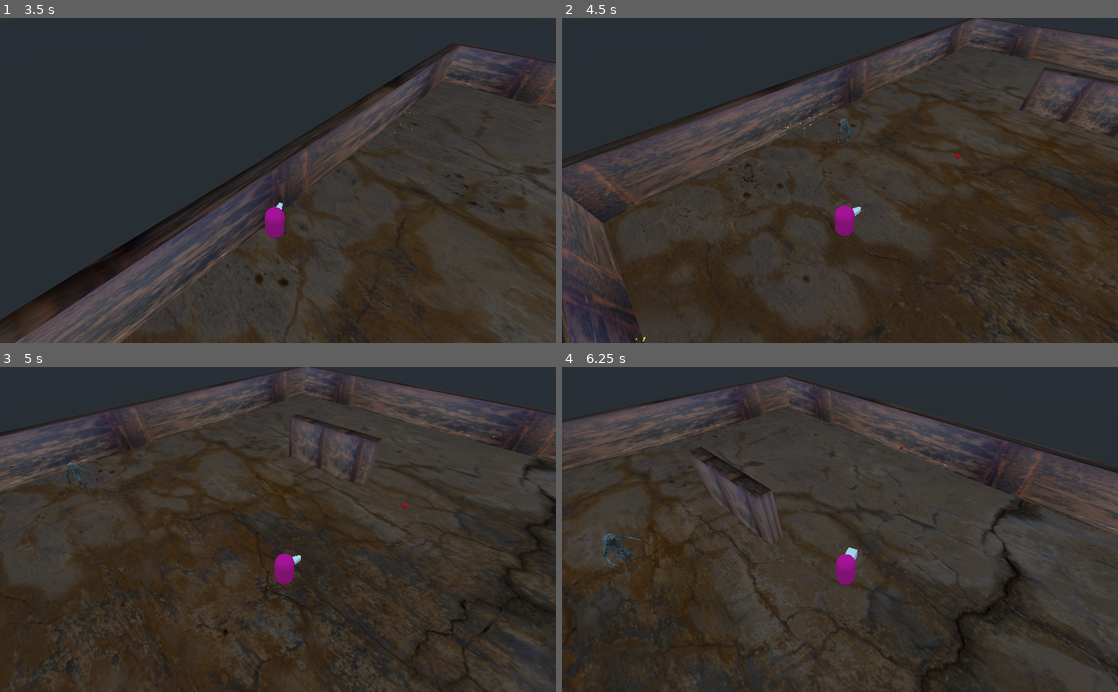
Above: before the commit, frames 1-4 (two rows, left to right).
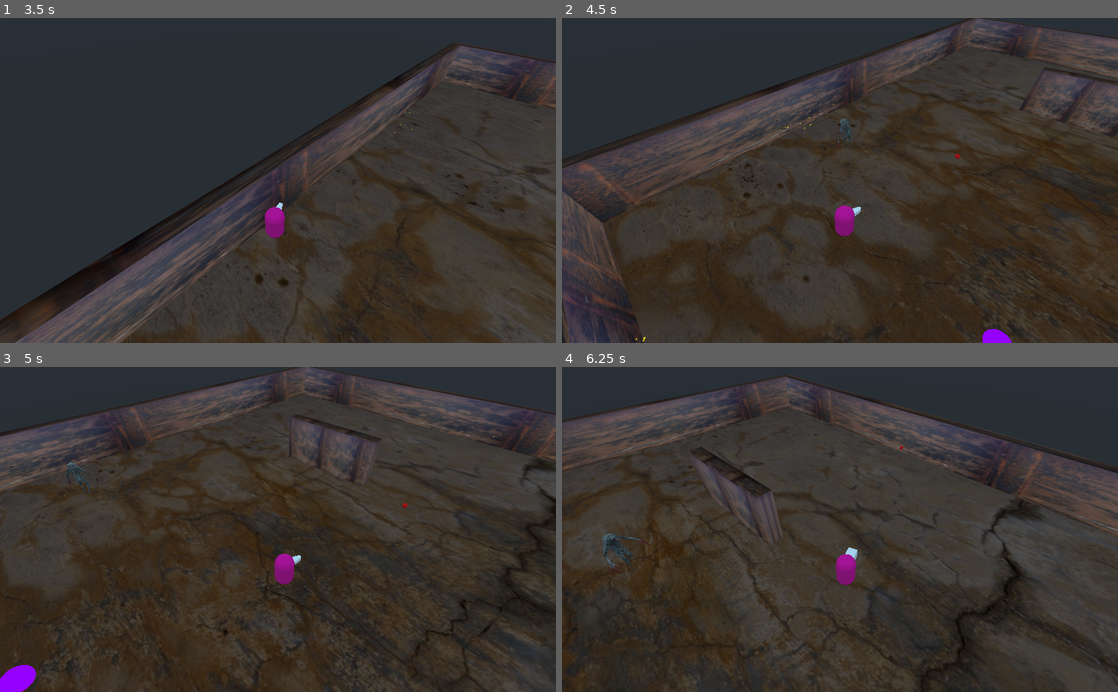
Above: after the commit, the same moments.

Repository: gusemil/topdownshooter3d-demo
Game: Godot game, scene res://scenes/World.tscn
The game is run twice, just before and just after one commit, with the same random seed, the same clock (stepped at 60 frames per second) and the same inputs.
Inputs (mouse positions are in pixels of both pictures, inside the frame that each line leads up to):
- Up to frame 1 (3.5 s): tap Enter at 0.5 s; move the mouse to (250, 245) at 0.52 s; press the mouse at (250, 245) at 0.53 s; hold W (move_forward) 0.53-2.03 s; tap Space (dash) at 0.6, 1.55, 2.1, 3.05 s; move the mouse to (444, 229) at 1.27 s; release the mouse at (444, 229) at 1.28 s; click (444, 229) at 1.35 s; move the mouse to (111, 131) at 2.02 s; press the mouse at (111, 131) at 2.03 s; hold A (move_left) from 2.03 s (still down); move the mouse to (305, 180) at 2.77 s; release the mouse at (305, 180) at 2.78 s; click (305, 180) at 2.85 s
- Up to frame 2 (4.5 s): move the mouse to (756, 99) at 3.52 s; release A (move_left) at 3.53 s; press the mouse at (756, 99) at 3.53 s; hold S (move_backward) 3.53-4.28 s; tap 1 (weapon1) at 3.6 s; move the mouse to (962, 164) at 4.27 s; release the mouse at (962, 164) at 4.28 s; hold D (move_right) from 4.28 s (still down); tap 2 (weapon2) at 4.35 s
- Up to frame 3 (5 s): keep holding D (move_right); tap Space (dash) at 4.55 s
- Up to frame 4 (6.25 s): move the mouse to (728, 545) at 5.02 s; release D (move_right) at 5.03 s; press the mouse at (728, 545) at 5.03 s; hold W (move_forward) 5.03-5.78 s; tap 3 (weapon3) at 5.1 s; move the mouse to (895, 458) at 5.77 s; release the mouse at (895, 458) at 5.78 s; hold D (move_right) from 5.78 s (still down); tap Space (dash) at 5.85 s

Frame 1 is identical in both runs. In frame 2, 0.2% of the frame differs, in the area x 75-81%, y 95-100%; in frame 3, 0.4%, in the area x 0-7%, y 91-100%; in frame 4, less than 0.1%.

Commit message:
Quad damage fully implemented

Diff:
--- a/scenes/Player/Player.tscn
+++ b/scenes/Player/Player.tscn
@@ -97,7 +97,7 @@
 visible = false
 script = ExtResource( 4 )
 automatic_fire = true
-damage = 100
+damage = 10
 ammo = 10
 max_ammo = 10
 is_hitscan = false
--- a/scenes/World.tscn
+++ b/scenes/World.tscn
@@ -7,6 +7,7 @@
 [ext_resource path="res://graphics/materials/walls.material" type="Material" id=5]
 [ext_resource path="res://scenes/Pickups/Powerup_Speed_Boost.tscn" type="PackedScene" id=6]
 [ext_resource path="res://scenes/Pickups/Powerup_Undying.tscn" type="PackedScene" id=7]
+[ext_resource path="res://scenes/Pickups/Powerup_Quad_Damage.tscn" type="PackedScene" id=8]
 [ext_resource path="res://scripts/EnemyManager.gd" type="Script" id=10]
 
 [sub_resource type="SpatialMaterial" id=1]
@@ -136,3 +137,9 @@
 
 [node name="Powerup_Undying2" parent="." instance=ExtResource( 7 )]
 transform = Transform( 1, 0, 0, 0, 1, 0, 0, 0, 1, -30.325, 1.27386, 6 )
+
+[node name="Powerup_Quad_Damage2" parent="." instance=ExtResource( 8 )]
+transform = Transform( 1, 0, 0, 0, 1, 0, 0, 0, 1, -28.4921, 1.18408, -11.6068 )
+
+[node name="Powerup_Quad_Damage3" parent="." instance=ExtResource( 8 )]
+transform = Transform( 1, 0, 0, 0, 1, 0, 0, 0, 1, -37.4921, 1.18408, -11.6068 )
--- a/scripts/Enemy.gd
+++ b/scripts/Enemy.gd
@@ -123,7 +123,6 @@
 	animation_player.play("die")
 	disable_all_collisions()
 	body_removal_timer.start() #tarvitaan start obviously
-	print("enemy manager exists: ", enemy_manager.name)
 	enemy_manager.drop_pickup(global_transform.origin)
 
 func can_see_player():
--- a/scripts/HealthManager.gd
+++ b/scripts/HealthManager.gd
@@ -33,7 +33,7 @@
 			emit_signal("take_damage")
 
 		emit_signal("health_changed", current_health)
-		print("damage ", dmg, " taken. Current health: ", current_health)
+		print("Object: ", name , " damage taken: ", dmg , " current_health: ", current_health)
 
 	spawn_blood_spray(dmg)
 
--- a/scripts/HitScanBulletSpawner.gd
+++ b/scripts/HitScanBulletSpawner.gd
@@ -5,6 +5,7 @@
 export var distance = 10000
 var bodies_to_exclude = []
 var damage = 1 #add weapon damage to this
+var original_damage = damage
 
 func set_damage(_damage: int):
 	damage = _damage
@@ -19,7 +20,7 @@
 		bodies_to_exclude, 1 + 4, true, true) # world layer + character layer + hitbox layer
 	if result and result.collider.has_method("take_damage"):
 		result.collider.take_damage(damage)
-		print(result.collider.name)
+		#print(result.collider.name)
 	elif result:
 		var hit_effect_inst = hit_effect.instance()
 		get_tree().get_root().add_child(hit_effect_inst)
--- a/scripts/Player.gd
+++ b/scripts/Player.gd
@@ -113,7 +113,7 @@
 func apply_speed_boost(powerup : Powerup):
 	if !is_speed_boost_on:
 		speed *= 2
-		dash_speed *= 1.5
+		dash_speed *= 1.25
 		is_speed_boost_on = true
 		start_speed_boost_timer(powerup)
 		powerup.queue_free()
--- a/scripts/PowerupManager.gd
+++ b/scripts/PowerupManager.gd
@@ -6,6 +6,7 @@
 
 func quad_damage(powerup : Powerup):
 	print("QUAD DAMAGE")
+	weapon_manager.apply_quad_damage(powerup)
 	#weapon_manager.is_quad_damage_on = true
 	#weapon_manager.powerup_damage_modifier = 4
 
--- a/scripts/ProjectileSpawner.gd
+++ b/scripts/ProjectileSpawner.gd
@@ -8,6 +8,9 @@
 export var explosion_damage : int = 40
 export var is_exploding_projectile = true
 export var projectile_speed : float = 20
+
+var original_damage : int = damage
+var original_explosion_damage : int = explosion_damage
 
 var bodies_to_exclude = []
 
--- a/scripts/Weapon.gd
+++ b/scripts/Weapon.gd
@@ -1,6 +1,7 @@
 extends Spatial
 
 #onready var animation_player = $AnimationPlayer
+onready var weapon_manager = get_node("../../")
 var bullet_spawners_base : Spatial
 var bullet_spawners : Array
 var projectile_spawners_base : Spatial
@@ -11,7 +12,7 @@
 var fire_point : Spatial
 var collision_bodies_to_ignore : Array = []
 
-export var damage = 5
+export var damage : int = 5
 export var ammo = 100
 export var max_ammo = 100
 export var is_hitscan = true
@@ -37,13 +38,15 @@
 		bullet_spawners_base = $BulletSpawners
 		bullet_spawners = bullet_spawners_base.get_children()
 		for bullet_spawner in bullet_spawners:
-			bullet_spawner.set_damage(damage)
+			bullet_spawner.original_damage = damage
+			bullet_spawner.damage = damage
 			bullet_spawner.set_bodies_to_exclude(collision_bodies_to_ignore)
 	else:
 		projectile_spawners_base = $ProjectileSpawners
 		projectile_spawners = projectile_spawners_base.get_children()
 		for projectile_spawner in projectile_spawners:
 			projectile_spawner.damage = damage
+			projectile_spawner.original_damage = damage
 			projectile_spawner.set_bodies_to_exclude(collision_bodies_to_ignore)
 
 func shoot(shoot_input_just_pressed: bool, shoot_input_held: bool):
@@ -66,7 +69,7 @@
 		var start_transform = bullet_spawners_base.global_transform
 		bullet_spawners_base.global_transform = fire_point.global_transform
 		for bullet_spawner in bullet_spawners:
-			#bullet_spawner.set_damage(damage)
+			bullet_spawner.set_damage(damage * weapon_manager.powerup_damage_modifier)
 			bullet_spawner.fire()
 		bullet_spawners_base.global_transform = start_transform
 	else:
@@ -76,7 +79,7 @@
 	emit_signal("fired")
 	can_shoot = false
 	shoot_timer.start() #käynnistettään timer jonka jälkeen finish attack tapahtuu
-	print("Weapon: ", name, " ammo amount: ", ammo)
+	#print("Weapon: ", name, " ammo amount: ", ammo)
 
 func finish_attack():
 	can_shoot = true
@@ -89,10 +92,12 @@
 	hide()
 
 func shoot_projectile():
+	print("DAMAGEMOD: ", weapon_manager.powerup_damage_modifier)
 	var start_transform = projectile_spawners_base.global_transform
 	projectile_spawners_base.global_transform = fire_point.global_transform
 	for projectile_spawner in projectile_spawners:
-		#projectile_spawner.damage = damage
+		projectile_spawner.damage = projectile_spawner.original_damage * weapon_manager.powerup_damage_modifier
+		projectile_spawner.explosion_damage = projectile_spawner.original_explosion_damage * weapon_manager.powerup_damage_modifier
 		projectile_spawner.fire_projectile()
 	projectile_spawners_base.global_transform = start_transform
 
--- a/scripts/WeaponManager.gd
+++ b/scripts/WeaponManager.gd
@@ -12,6 +12,7 @@
 #Quad damage
 var powerup_damage_modifier : int = 1
 var is_quad_damage_on : bool = false
+var quad_damage_timer : Timer
 
 func _process(delta):
 	if Input.is_action_just_pressed("weapon1") and current_slot != WEAPON_SLOTS.MACHINE_GUN:
@@ -51,3 +52,25 @@
 
 func add_ammo(pickup : Pickup):
 	weapons[pickup.pickup_type].add_ammo(pickup)
+
+func get_powerup_damage_mod():
+	return powerup_damage_modifier
+
+func apply_quad_damage(powerup : Powerup):
+	if !is_quad_damage_on:
+		is_quad_damage_on = true
+		powerup_damage_modifier = 4
+		start_quad_damage_timer(powerup)
+		powerup.queue_free()
+func stop_quad_damage():
+	print("STOP QUAD DAMAGE")
+	is_quad_damage_on = false
+	powerup_damage_modifier = 1
+
+func start_quad_damage_timer(powerup : Powerup):
+	if is_quad_damage_on:
+		quad_damage_timer = Timer.new()
+		quad_damage_timer.wait_time = powerup.length
+		quad_damage_timer.connect("timeout", self, "stop_quad_damage")
+		add_child(quad_damage_timer)
+		quad_damage_timer.start()
Not shown: 1 places in scenes/World.tscn that only renumber resources
